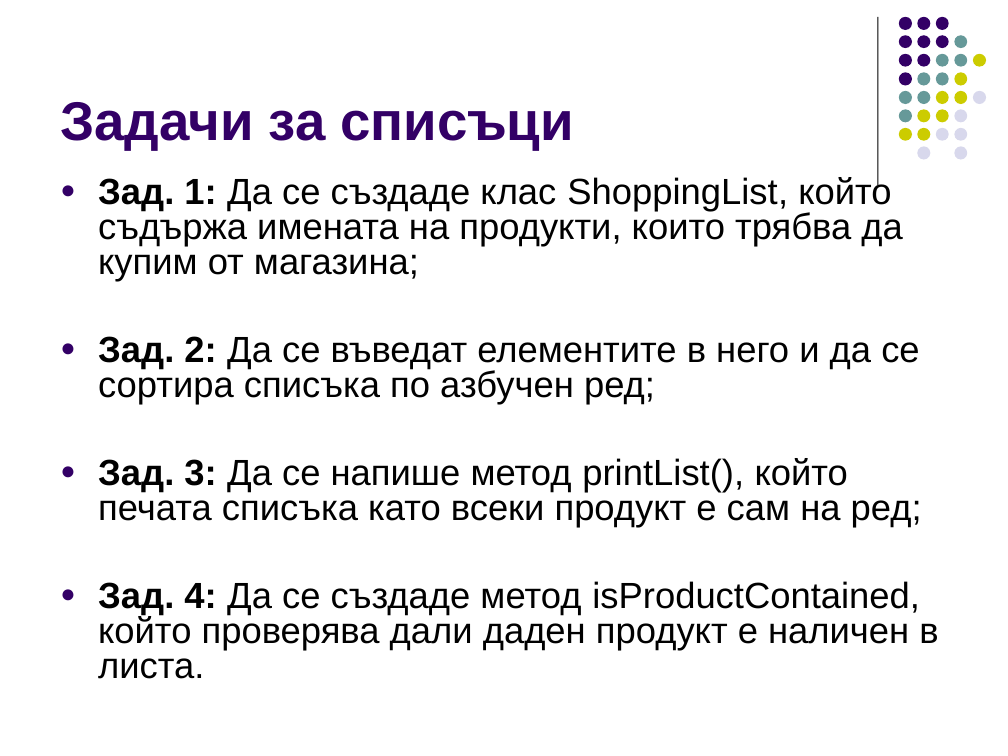
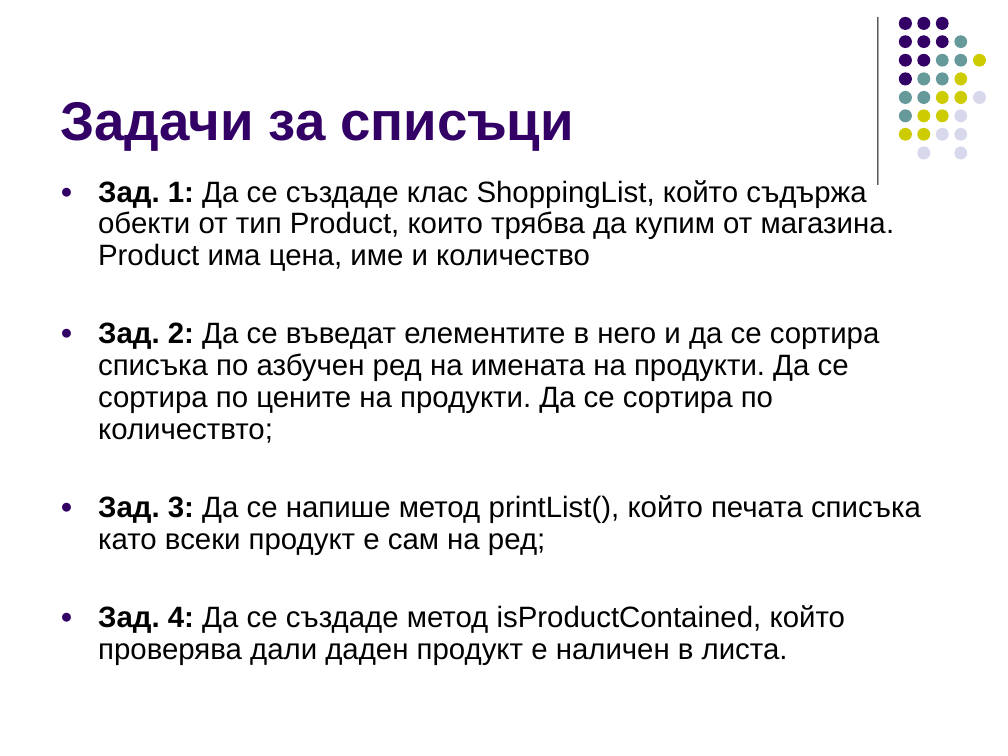
Before and after one commit to ivorusev/startup-factory-java-course, a slide deck: slide 11 of slides/6-Collection.ppt. Drawn at 1008x756 pixels with LibreOffice and Linux fonts; fonts in the diff are those of the drawing. Boxes give left, top, right and bottom in pixels: in the first picture for what was removed or moved away, otherwise in the second. Text is boxed around its words. In the diff, an @@ line names an element or a change of style, - is before the commit and + after.

```diff
--- a/slides/6-Collection.ppt
+++ b/slides/6-Collection.ppt
@@ text at [98, 180, 895, 443]: text changed; size 26 to 21 pt @@
-● Зад. 1: Да се създаде клас ShoppingList, който съдържа имената на продукти, които трябва да купим от магазина;
-● Зад. 2: Да се въведат елементите в него и да се сортира списъка по азбучен ред;
+● Зад. 1: Да се създаде клас ShoppingList, който съдържа обекти от тип Product, които трябва да купим от магазина. Product има цена, име и количество
+● Зад. 2: Да се въведат елементите в него и да се сортира списъка по азбучен ред на имената на продукти. Да се сортира по цените на продукти. Да се сортира по количествто;
@@ text at [98, 495, 921, 664]: size 26 to 21 pt in "Зад. 3: Да се напише метод printList(), ...", "Зад. 4: Да се създаде метод isProductContained, ..."; line spacing 0.8 to 0.9; less space between paragraphs @@
```
Also in this commit, not shown: 1 other file.
